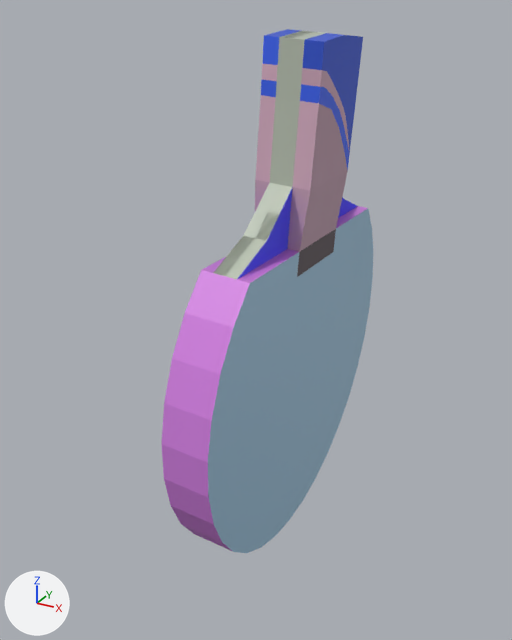
The Blender file frontend/src/games/pong/Paddles.blend: old version first, new version second.
One viewpoint serves both versions: a 50 mm lens placed at (2.91, -5.49, 3.11), pointed at (-0.11, 0.0, 0.37). The axes (+X, +Y, +Z) are drawn at lower left. The lights are the same throughout.
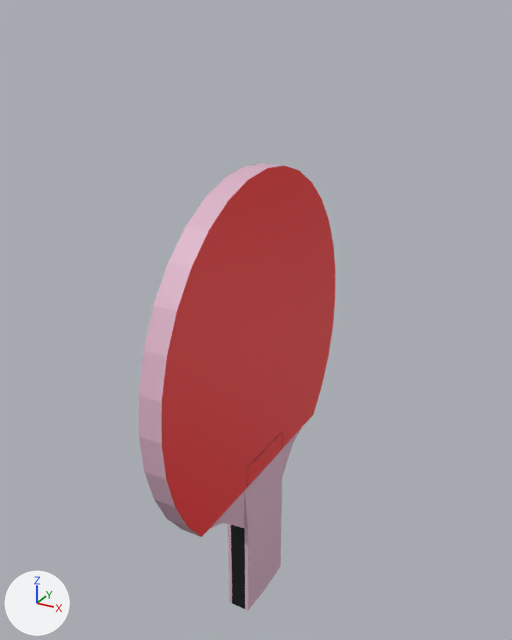
Diff of the bpy script that builds the scene:
```diff
--- a/frontend/src/games/pong/Paddles.blend.py
+++ b/frontend/src/games/pong/Paddles.blend.py
@@ mat_paddle @@
 mat_paddle = principled_material('Paddle')
-mat_paddle.base_color = (0.503, 0.558, 0.462)  # light grey #bcc5b5
+mat_paddle.base_color = (0.00304, 0.00402, 0.00439)  # black #0a0d0e
@@ mat_second_face @@
 mat_second_face = principled_material('Second Face')
-mat_second_face.base_color = (0.35, 0.565, 0.742)  # blue #a0c6e0
+mat_second_face.base_color = (0.00304, 0.00402, 0.00439)  # black #0a0d0e
@@ mat_sides_faces @@
 mat_sides_faces = principled_material('Sides Faces')
-mat_sides_faces.base_color = (0.0134, 0.0063, 1.0)  # blue #1f13ff
+mat_sides_faces.base_color = (0.73, 0.456, 0.584)  # pink #deb4c9
@@ mat_sides_slim_faces @@
 mat_sides_slim_faces = principled_material('Sides slim faces')
-mat_sides_slim_faces.base_color = (0.687, 0.226, 0.799)  # purple #d883e7
+mat_sides_slim_faces.base_color = (0.73, 0.456, 0.584)  # pink #deb4c9
@@ mat_material_010 @@
 mat_material_010 = principled_material('Material.010')
-mat_material_010.base_color = (0.0469, 0.13, 0.908)  # blue #3d65f4
+mat_material_010.base_color = (0.73, 0.456, 0.584)  # pink #deb4c9
@@ mat_material_013 @@
 mat_material_013 = principled_material('Material.013')
-mat_material_013.base_color = (0.0516, 0.143, 1.0)  # blue #406aff
+mat_material_013.base_color = (0.73, 0.456, 0.584)  # pink #deb4c9
@@ mat_material_016 @@
 mat_material_016 = principled_material('Material.016')
-mat_material_016.base_color = (0.0343, 0.0953, 0.665)  # blue #3457d5
+mat_material_016.base_color = (0.73, 0.456, 0.584)  # pink #deb4c9
@@ mat_material_018 @@
 mat_material_018 = principled_material('Material.018')
-mat_material_018.base_color = (0.503, 0.558, 0.462)  # light grey #bcc5b5
+mat_material_018.base_color = (0.00304, 0.00402, 0.00439)  # black #0a0d0e
@@ me_circle_005 @@
 # used by ob_circle; location = (0.0, 0.0, 0.0); rotation_euler = (0.0, -1.502, 0.0), in degrees (0, -86, 0); scale = (1.84, 1.25, 4.39)
-me_circle_005.from_pydata(...)  # 220 vertices, 126 faces, 6 loose edges; spans x -1.0..1.62, y -1.38..1.38, z -0.11..0.01
+me_circle_005.from_pydata(...)  # 212 vertices, 134 faces, 5 loose edges; spans x -1.0..1.62, y -1.38..1.38, z -0.1..0.0
+# me_circle_005 part 1
+# 24 vertices are removed from x 0.71..1.49, y -0.31..0.31, z -0.02..0.01
+# 15 faces are deleted
+# 1 loose edge is deleted
+# 11 vertices in x 0.71..1.62, y -0.31..0.31, z -0.07 move by (0.0, 0.0, -0.02)
+# 10 vertices in x 0.71..1.62, y -0.31..0.31, z -0.02 move by (0.0, 0.0, 0.01)
+# 1 vertex moves from x 0.99, y -0.31, z 0.01 to x 0.71, y -0.31, z -0.08
+# 16 vertices are added at x 0.58..1.49, y -0.31..0.31, z -0.08..0.0
+# 1 new face joins them, mat_sides_faces (pink #deb4c9)
+# 10 new faces join them, mat_paddle (black #0a0d0e)
+# 3 new faces join them, mat_handler_topside (pink #deb4c9)
+# 1 new face joins them, mat_material_010 (pink #deb4c9)
+# 1 new face joins them, mat_material_009 (pink #cda6b9)
+# 1 new face joins them, mat_material_012 (pink #dcb2c7)
+# 1 new face joins them, mat_handler_mid_side (pink #dfb5ca)
+# 1 new face joins them, mat_material_005 (pink #deb4c9)
+# 1 new face joins them, mat_material_013 (pink #deb4c9)
+# 1 new face joins them, mat_middle (black #010101)
+# 1 new face joins them, mat_material_016 (pink #deb4c9)
+# 1 new face joins them, mat_material_006 (pink #deb4c9)
 me_circle_005.materials.append(mat_paddle)
@@ ob_circle @@
 ob_circle.location = (0.0, 0.0, 0.0)
-ob_circle.rotation_euler = (0.0, -1.502, 0.0)  # degrees (0, -86, 0)
-ob_circle.scale = (1.84, 1.25, 4.39)
+ob_circle.rotation_euler = (0.0, 1.571, 0.0)  # degrees (0, 90, 0)
+ob_circle.scale = (1.84, 1.25, 2.27)
```

Pixel boxes (x1, y1, x2, y2) of what changed, in the pictures (512 x 640 px; the box of a moved part takes in the faces that stretch with it):
'Circle', recoloured, reshaped, turned, rescaled: before (162, 29, 373, 553); after (138, 163, 335, 610)
part 1 of me_circle_005, moved or reshaped: before (238, 29, 357, 279); after (210, 429, 301, 610)
